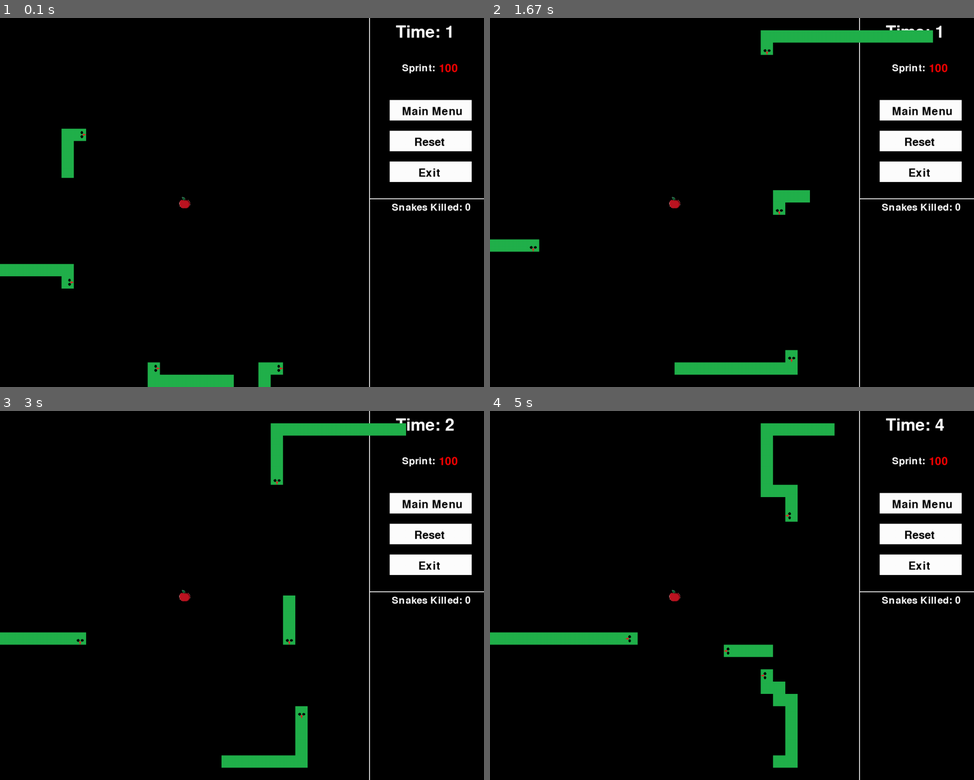
Above: before the commit, frames 1-4 (two rows, left to right).
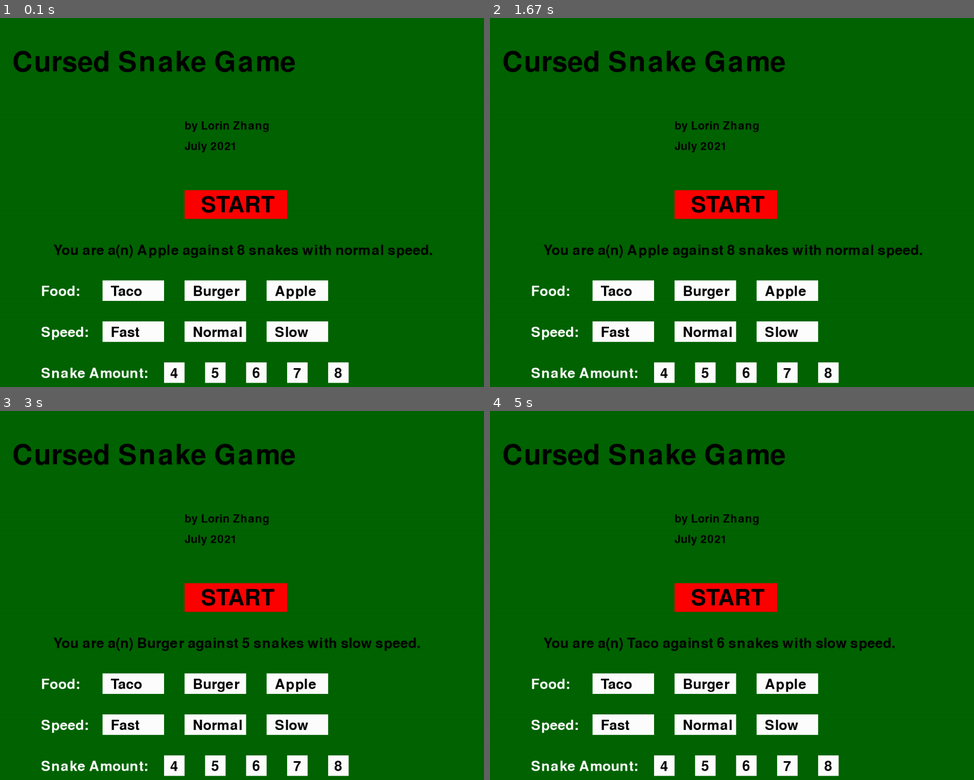
Above: after the commit, the same moments.

Repository: lorinzzz/cursed-snake-game
Game: pygame game, started from main.py
Same seed, same stepped clock (60 frames per second), same inputs: the game is played once before the commit and once after it.
Inputs (mouse positions are in pixels of both pictures, inside the frame that each line leads up to):
- Up to frame 1 (0.1 s): no input
- Up to frame 2 (1.67 s): click (727, 206) at 0.38 s, where only the run after the commit has a clickable "START"; click "Reset" at 0.72 s; hold D 1-1.47 s; tap Shift at 1.07, 1.37 s; press the mouse at (920, 110) at 1.53 s; move the mouse to (790, 117) at 1.63 s
- Up to frame 3 (3 s): release the mouse at (174, 518) at 1.77 s; click (212, 724) at 1.88 s, where only the run after the commit has a clickable "Normal"; press the mouse at (130, 724) at 2.2 s; move the mouse to (96, 647) at 2.3 s; release the mouse at (62, 569) at 2.43 s; press the mouse at (212, 765) at 2.53 s; move the mouse to (319, 717) at 2.63 s; release the mouse at (421, 669) at 2.77 s; press the mouse at (212, 684) at 2.87 s; move the mouse to (319, 654) at 2.97 s
- Up to frame 4 (5 s): release the mouse at (915, 625) at 3.1 s; press the mouse at (785, 684) at 3.2 s; move the mouse to (780, 588) at 3.3 s; release the mouse at (775, 492) at 3.43 s; press the mouse at (828, 765) at 3.53 s; move the mouse to (717, 698) at 3.63 s; release the mouse at (606, 632) at 3.77 s; click (620, 684) at 3.88 s, where only the run after the commit has a clickable "Taco"; press the mouse at (785, 684) at 4.2 s; move the mouse to (678, 625) at 4.3 s; release the mouse at (572, 569) at 4.43 s; press the mouse at (746, 765) at 4.53 s; move the mouse to (814, 676) at 4.63 s; release the mouse at (886, 588) at 4.77 s; press the mouse at (620, 684) at 4.87 s; move the mouse to (669, 621) at 4.97 s

The runs differ from the first frame. In frame 1, 97% of the frame differs, in the area x 0-100%, y 0-100%; in frame 2, 97%; in frame 3, 97%; in frame 4, 98%.

Commit message:
menus built, extra foods added

Diff:
--- a/main.py
+++ b/main.py
@@ -20,6 +20,15 @@
 pygame.mixer.init()
 from pygame.event import get
 from snake_ai import SnakeAI
+
+
+### global variables ###
+snake_speed = 25
+number_of_snakes = 8
+food_name = "Apple"
+speed_string = "normal"
+### end global variables ###
+
 
 WIDTH, HEIGHT = pygame_constants.WIDTH, pygame_constants.HEIGHT
 ACTUAL_WINDOW_WIDTH = WIDTH + 280
@@ -36,10 +45,12 @@
 GREY = (112,128,144)
 SILVER = (192,192,192)
 RED = (255,0,0)
+GREEN = (0,100,0)
 SPAWN_POWER_UP_INTERVAL = 1800 # 2700/60 = 45 1800/60 = 30 seconds
 POWER_UP_TIME = 10000 # powers ups are only active for 10 seconds
 MAX_SNAKES = 8
 
+pygame.init()
 WIN = pygame.display.set_mode((ACTUAL_WINDOW_WIDTH, HEIGHT))
 pygame.display.set_caption("Cursed Snake Game")
 
@@ -60,10 +71,12 @@
 activate_shoot_food_event = pygame.USEREVENT + 7
 disable_power_up_event = pygame.USEREVENT + 8
 
+## global pygame var ##
+POISON_FOOD_IMG = pygame.image.load(os.path.join('Assets', 'poison_apple.png'))
 FOOD_IMG = pygame.image.load(os.path.join('Assets', 'apple.png'))
 FOOD = pygame.transform.scale(FOOD_IMG, (BLOCK_WIDTH, BLOCK_HEIGHT))
-POISON_FOOD_IMG = pygame.image.load(os.path.join('Assets', 'poison_apple.png'))
 POISON_FOOD = pygame.transform.scale(POISON_FOOD_IMG, (BLOCK_WIDTH, BLOCK_HEIGHT))
+## end global pygame var ##
 
 SNAKE_BODY_IMG = pygame.image.load(os.path.join('Assets', 'snake_body.png'))
 SNAKE_BODY = pygame.transform.scale(SNAKE_BODY_IMG, (BLOCK_WIDTH, BLOCK_HEIGHT))
@@ -86,9 +99,23 @@
 RESET_BUTTON = pygame.Rect(WIDTH + 50, 275, 200, 50)
 QUIT_BUTTON = pygame.Rect(WIDTH + 50, 350, 200, 50)
 
-#global variables
-snake_speed = 0
-number_of_snakes = 0
+
+# start button for main menu
+START_GAME_BUTTON = pygame.Rect(WIDTH//2, HEIGHT//2 - 30, 250, 70)
+# snake count options
+FOUR_SNAKES = pygame.Rect( 400,  HEIGHT//2 + 390, 50, 50)
+FIVE_SNAKES = pygame.Rect( 500,  HEIGHT//2 + 390, 50, 50)
+SIX_SNAKES = pygame.Rect( 600,  HEIGHT//2 + 390, 50, 50)
+SEVEN_SNAKES = pygame.Rect( 700,  HEIGHT//2 + 390, 50, 50)
+EIGHT_SNAKES = pygame.Rect( 800,  HEIGHT//2 + 390, 50, 50)
+# # snake speed options
+FAST_SPEED = pygame.Rect( 250,  HEIGHT//2 + 290, 150, 50)
+NORMAL_SPEED = pygame.Rect( 450,  HEIGHT//2 + 290, 150, 50)
+SLOW_SPEED = pygame.Rect( 650,  HEIGHT//2 + 290, 150, 50)
+# snake food options
+TACO_OPTION = pygame.Rect( 250,  HEIGHT//2 + 190, 150, 50)
+BURGER_OPTION = pygame.Rect( 450, HEIGHT//2 + 190, 150,  50)
+APPLE_OPTION = pygame.Rect( 650, HEIGHT//2 + 190,  150,  50)
 
 
 # function to spawn snake head with appropriate image orientation based on movement direction
@@ -150,12 +177,12 @@
         pygame.draw.rect(WIN, GREY, MAIN_MENU_BUTTON)
         if pygame.mouse.get_pressed()[0] == 1:
             pygame.draw.rect(WIN, SILVER, MAIN_MENU_BUTTON)
-            main(reset = 1)
+            main(reset = 0)
     if RESET_BUTTON.collidepoint((mx,my)):
         pygame.draw.rect(WIN, GREY, RESET_BUTTON)
         if pygame.mouse.get_pressed()[0] == 1:
             pygame.draw.rect(WIN, SILVER, RESET_BUTTON)
-            main(reset = 0)
+            main(reset = 1)
     if QUIT_BUTTON.collidepoint((mx,my)):
         pygame.draw.rect(WIN, GREY, QUIT_BUTTON)
         if pygame.mouse.get_pressed()[0] == 1:
@@ -168,13 +195,13 @@
 
 def draw_end_game(end_game, time, snakes_killed):
     if end_game == 1:
-        draw_text = pygame.font.SysFont('comicsans', 34).render("YOU LOST, YOU SURVIVED " + str(time) + " SECONDS AND YOU KILLED " + str(snakes_killed) + " SNAKES", 1, WHITE)
+        draw_text = pygame.font.SysFont('comicsans', 38).render("YOU LOST, YOU SURVIVED " + str(time) + " SECONDS AND KILLED " + str(snakes_killed) + " SNAKES", 1, WHITE)
         WIN.blit(draw_text, (WIDTH//2 - draw_text.get_width()/2, HEIGHT/2 - draw_text.get_height()/2))
     if end_game == 2:
-        draw_text = pygame.font.SysFont('comicsans', 34).render("YOU WON, YOU SURVIVED " + str(time) + " SECONDS AND KILLED ALL " + str(snakes_killed) + " SNAKES", 1, WHITE)
+        draw_text = pygame.font.SysFont('comicsans', 38).render("YOU WON, YOU SURVIVED " + str(time) + " SECONDS AND KILLED ALL " + str(snakes_killed) + " SNAKES", 1, WHITE)
         WIN.blit(draw_text, (WIDTH//2 - draw_text.get_width()/2, HEIGHT/2 - draw_text.get_height()/2))
     pygame.display.update()
-    pygame.time.delay(4000)
+    pygame.time.delay(3000)
 
 def food_movement(keys_pressed, food, sprint_stamina):
         sprint = 0
@@ -394,7 +421,6 @@
 
 def game(snake_speed, number_of_snakes):
     snake_ai = SnakeAI()
-    pygame.init()
 
     food = pygame.Rect(450 - BLOCK_WIDTH//2, 450 - BLOCK_HEIGHT//2, BLOCK_WIDTH, BLOCK_HEIGHT)
     power_up = pygame.Rect(30 * random.randint(0, 29), 30 * random.randint(0, 29), BLOCK_WIDTH, BLOCK_HEIGHT)
@@ -511,19 +537,173 @@
         time_control += 1
     game(snake_speed, number_of_snakes)
 
-
 def draw_main_menu():
-    pass
-
-def main(reset):
     global snake_speed
     global number_of_snakes
+    global FOOD_IMG
+    global POISON_FOOD_IMG
+    global FOOD
+    global POISON_FOOD
+    WIN.fill(GREEN)
+
+    global food_name
+    global speed_string
+
+    pygame.draw.rect(WIN, RED, START_GAME_BUTTON)
+    pygame.draw.rect(WIN, WHITE, TACO_OPTION)
+    pygame.draw.rect(WIN, WHITE, BURGER_OPTION)
+    pygame.draw.rect(WIN, WHITE, APPLE_OPTION)
+
+    pygame.draw.rect(WIN, WHITE, FAST_SPEED)
+    pygame.draw.rect(WIN, WHITE, NORMAL_SPEED)
+    pygame.draw.rect(WIN, WHITE, SLOW_SPEED)
+
+    pygame.draw.rect(WIN, WHITE, FOUR_SNAKES)
+    pygame.draw.rect(WIN, WHITE, FIVE_SNAKES)
+    pygame.draw.rect(WIN, WHITE, SIX_SNAKES)
+    pygame.draw.rect(WIN, WHITE, SEVEN_SNAKES)
+    pygame.draw.rect(WIN, WHITE, EIGHT_SNAKES)
+
+    mx, my = pygame.mouse.get_pos()
+    if START_GAME_BUTTON.collidepoint((mx,my)):
+        pygame.draw.rect(WIN, WHITE, START_GAME_BUTTON)
+        if pygame.mouse.get_pressed()[0] == 1:
+            pygame.draw.rect(WIN, RED, START_GAME_BUTTON)
+            FOOD = pygame.transform.scale(FOOD_IMG, (BLOCK_WIDTH, BLOCK_HEIGHT))
+            POISON_FOOD = pygame.transform.scale(POISON_FOOD_IMG, (BLOCK_WIDTH, BLOCK_HEIGHT))
+            game(snake_speed, number_of_snakes)
+
+    if TACO_OPTION.collidepoint((mx,my)):
+        pygame.draw.rect(WIN, GREY, TACO_OPTION)
+        if pygame.mouse.get_pressed()[0] == 1:
+            pygame.draw.rect(WIN, SILVER, TACO_OPTION)
+            POISON_FOOD_IMG = pygame.image.load(os.path.join('Assets', 'poison_taco.png'))
+            FOOD_IMG = pygame.image.load(os.path.join('Assets', 'taco.png'))
+            food_name = "Taco"
+    if BURGER_OPTION.collidepoint((mx,my)):
+        pygame.draw.rect(WIN, GREY, BURGER_OPTION)
+        if pygame.mouse.get_pressed()[0] == 1:
+            pygame.draw.rect(WIN, SILVER, BURGER_OPTION)
+            POISON_FOOD_IMG = pygame.image.load(os.path.join('Assets', 'poison_burger.png'))
+            FOOD_IMG = pygame.image.load(os.path.join('Assets', 'burger.png'))
+            food_name = "Burger"
+    if APPLE_OPTION.collidepoint((mx,my)):
+        pygame.draw.rect(WIN, GREY, APPLE_OPTION)
+        if pygame.mouse.get_pressed()[0] == 1:
+            pygame.draw.rect(WIN, SILVER, APPLE_OPTION)
+            POISON_FOOD_IMG = pygame.image.load(os.path.join('Assets', 'poison_apple.png'))
+            FOOD_IMG = pygame.image.load(os.path.join('Assets', 'apple.png'))
+            food_name = "Apple"
+    if FAST_SPEED.collidepoint((mx,my)):
+        pygame.draw.rect(WIN, GREY, FAST_SPEED)
+        if pygame.mouse.get_pressed()[0] == 1:
+            pygame.draw.rect(WIN, SILVER, FAST_SPEED)
+            snake_speed = 15
+            speed_string = "fast"
+    if NORMAL_SPEED.collidepoint((mx,my)):
+        pygame.draw.rect(WIN, GREY, NORMAL_SPEED)
+        if pygame.mouse.get_pressed()[0] == 1:
+            pygame.draw.rect(WIN, SILVER, NORMAL_SPEED)
+            snake_speed = 20
+            speed_string = "normal"
+    if SLOW_SPEED.collidepoint((mx,my)):
+        pygame.draw.rect(WIN, GREY, SLOW_SPEED)
+        if pygame.mouse.get_pressed()[0] == 1:
+            pygame.draw.rect(WIN, SILVER, SLOW_SPEED)
+            snake_speed = 30
+            speed_string = "slow"
+
+    if FOUR_SNAKES.collidepoint((mx,my)):
+        pygame.draw.rect(WIN, GREY, FOUR_SNAKES)
+        if pygame.mouse.get_pressed()[0] == 1:
+            pygame.draw.rect(WIN, SILVER, FOUR_SNAKES)
+            number_of_snakes = 4
+    if FIVE_SNAKES.collidepoint((mx,my)):
+        pygame.draw.rect(WIN, GREY, FIVE_SNAKES)
+        if pygame.mouse.get_pressed()[0] == 1:
+            pygame.draw.rect(WIN, SILVER, FIVE_SNAKES)
+            number_of_snakes = 5
+    if SIX_SNAKES.collidepoint((mx,my)):
+        pygame.draw.rect(WIN, GREY, SIX_SNAKES)
+        if pygame.mouse.get_pressed()[0] == 1:
+            pygame.draw.rect(WIN, SILVER, SIX_SNAKES)
+            number_of_snakes = 6
+    if SEVEN_SNAKES.collidepoint((mx,my)):
+        pygame.draw.rect(WIN, GREY, SEVEN_SNAKES)
+        if pygame.mouse.get_pressed()[0] == 1:
+            pygame.draw.rect(WIN, SILVER, SEVEN_SNAKES)
+            number_of_snakes = 7
+    if EIGHT_SNAKES.collidepoint((mx,my)):
+        pygame.draw.rect(WIN, GREY, EIGHT_SNAKES)
+        if pygame.mouse.get_pressed()[0] == 1:
+            pygame.draw.rect(WIN, SILVER, EIGHT_SNAKES)
+            number_of_snakes = 8
+
+    speed_text = pygame.font.SysFont('comicsans', 50).render("Speed:", 1, WHITE)
+    snake_text = pygame.font.SysFont('comicsans', 50).render("Snake Amount:", 1, WHITE)
+    food_text = pygame.font.SysFont('comicsans', 50).render("Food:", 1, WHITE)
+    start_text = pygame.font.SysFont('comicsans', 80).render("START", 1, BLACK)
+
+    apple_text = pygame.font.SysFont('comicsans', 50).render("Apple", 1, BLACK)
+    taco_text = pygame.font.SysFont('comicsans', 50).render("Taco", 1, BLACK)
+    burger_text = pygame.font.SysFont('comicsans', 50).render("Burger", 1, BLACK)
+
+    four_text = pygame.font.SysFont('comicsans', 50).render("4", 1, BLACK)
+    five_text = pygame.font.SysFont('comicsans', 50).render("5", 1, BLACK)
+    six_text = pygame.font.SysFont('comicsans', 50).render("6", 1, BLACK)
+    seven_text = pygame.font.SysFont('comicsans', 50).render("7", 1, BLACK)
+    eight_text = pygame.font.SysFont('comicsans', 50).render("8", 1, BLACK)
+
+    slow_text = pygame.font.SysFont('comicsans', 50).render("Slow", 1, BLACK)
+    normal_text = pygame.font.SysFont('comicsans', 50).render("Normal", 1, BLACK)
+    fast_text = pygame.font.SysFont('comicsans', 50).render("Fast", 1, BLACK)
+
+    game_name_text = pygame.font.SysFont('lucidahandwriting', 100).render("Cursed Snake Game", 1, BLACK)
+    author_name_text = pygame.font.SysFont('comicsans', 40).render("by Lorin Zhang", 1, BLACK)
+    date_text = pygame.font.SysFont('comicsans', 40).render("July 2021", 1, BLACK)
+
+
+    summary_text = pygame.font.SysFont('comicsans', 50).render("You are a(n) " + food_name + " against " + str(number_of_snakes) + " snakes with " + speed_string + " speed.", 1, BLACK)
+
+    WIN.blit(game_name_text, (30, 75))
+    WIN.blit(author_name_text, (450, 250))
+    WIN.blit(date_text, (450, 300))
+    WIN.blit(summary_text, (130, 550))
+
+    WIN.blit(start_text, (WIDTH//2 + 40, HEIGHT//2 - 20))
+    WIN.blit(food_text, (100, HEIGHT//2 + 200))
+    WIN.blit(speed_text, (100, HEIGHT//2 + 300))
+    WIN.blit(snake_text, (100, HEIGHT//2 + 400))
+
+    WIN.blit(apple_text, (670, HEIGHT//2 + 200))
+    WIN.blit(taco_text, (270, HEIGHT//2 + 200))
+    WIN.blit(burger_text, (470, HEIGHT//2 + 200))
+
+    WIN.blit(fast_text, (270, HEIGHT//2 + 300))
+    WIN.blit(normal_text, (470, HEIGHT//2 + 300))
+    WIN.blit(slow_text, (670, HEIGHT//2 + 300))
+
+    WIN.blit(four_text, (415, HEIGHT//2 + 400))
+    WIN.blit(five_text, (515, HEIGHT//2 + 400))
+    WIN.blit(six_text, (615, HEIGHT//2 + 400))
+    WIN.blit(seven_text, (715, HEIGHT//2 + 400))
+    WIN.blit(eight_text, (815, HEIGHT//2 + 400))
+
+    pygame.display.update()
+
+def main(reset = 0):
     if reset == 1:
         game(snake_speed, number_of_snakes)
     else:
-        snake_speed = 25 # lower is faster
-        number_of_snakes = 4
-        game(snake_speed, number_of_snakes)
+        clock = pygame.time.Clock()
+        run = True
+        while(run):
+            clock.tick(FPS)
+            for event in pygame.event.get():
+                if event.type == pygame.QUIT:
+                    run = False
+                    pygame.quit()
+            draw_main_menu()
 
 if __name__ == "__main__":
     main(reset = 0)
--- a/snake_ai.py
+++ b/snake_ai.py
@@ -113,7 +113,7 @@
                 if self._ai_type[i] == 3:
                     directions.append(self.patrolling_ai(snakes, food, i))
                 if self._ai_type[i] == 4:
-                    directions.append(self.circling_ai(snakes, food, i, 1, self.ai_initial_setup))
+                    directions.append(self.circling_ai(snakes, food, i, self.line_up_orientation, self.ai_initial_setup))
             else:
                 directions.append(-1)
 
Binary file added: assets/burger.png
Binary file changed: assets/poison_apple.png
Binary file added: assets/poison_burger.png
Binary file added: assets/poison_taco.png
Binary file added: assets/taco.png
